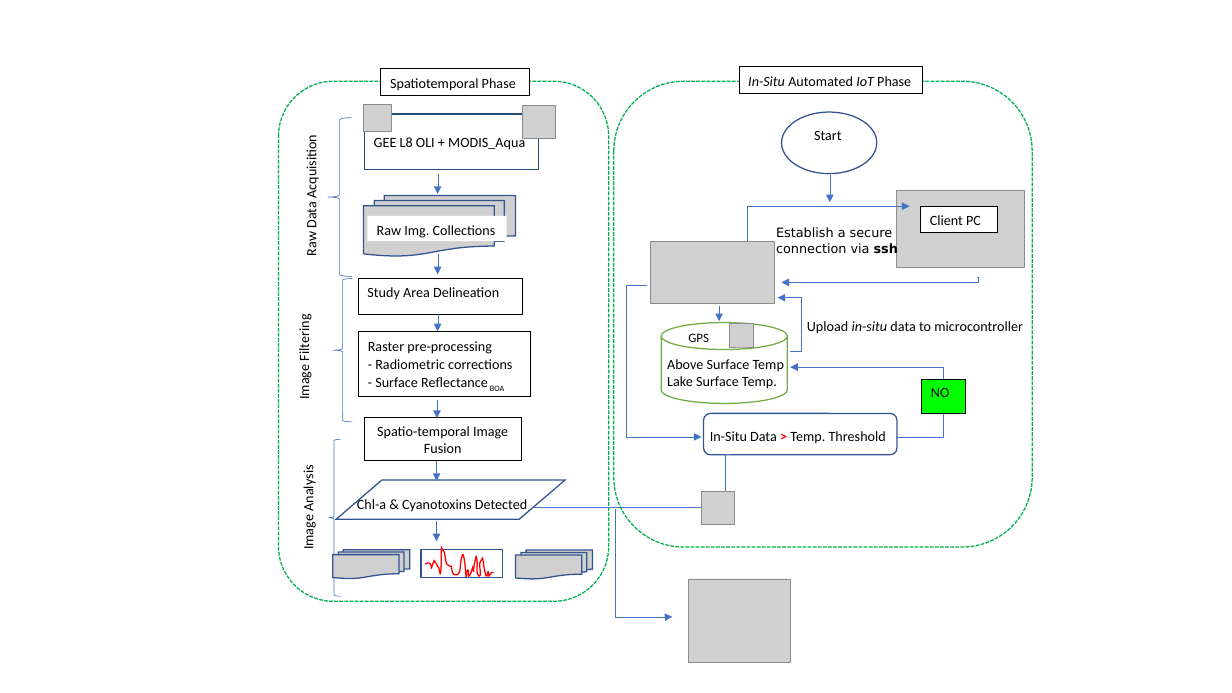
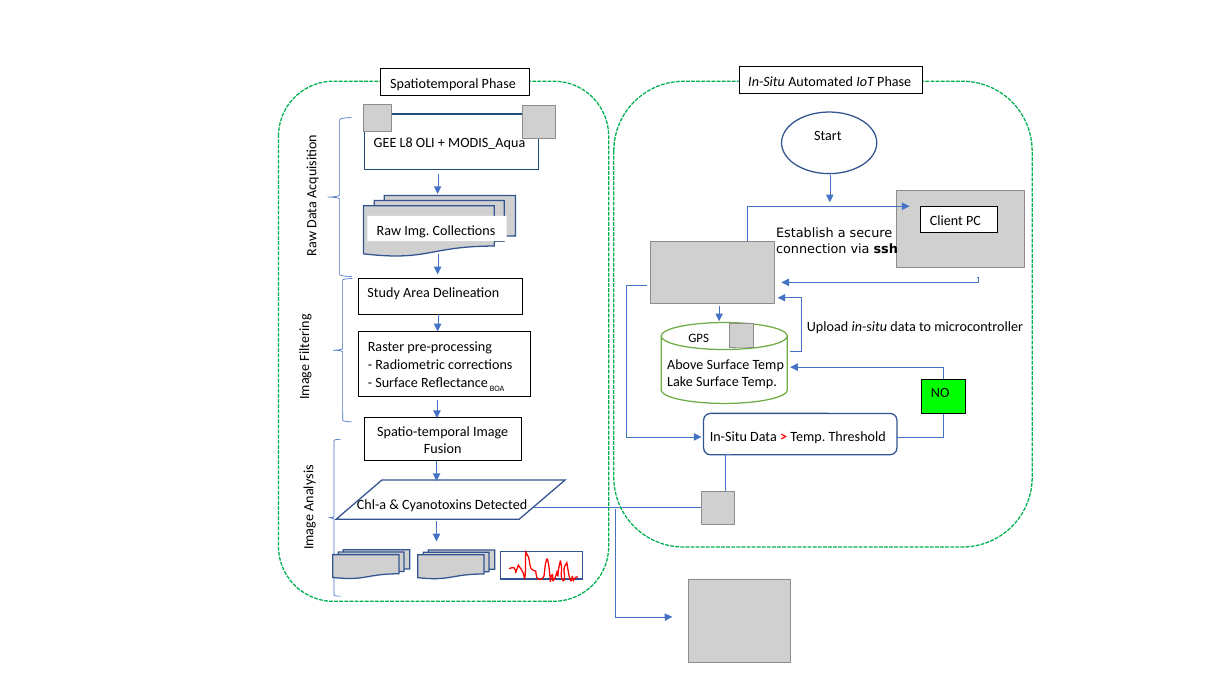
Before and after one commit to OkomoJacob/FinalYearProject, a slide deck: slide 3 of ENC222-0149_2017.pptx. Drawn at 1232x693 pixels with LibreOffice and Linux fonts; fonts in the diff are those of the drawing; grey boxes stand for pictures. Boxes give left, top, right and bottom in pixels: in the first picture for what was removed or moved away, otherwise in the second. Text is boxed around its words. In the diff, an @@ line names an element or a change of style, - is before the commit and + after.

```diff
--- a/ENC222-0149_2017.pptx
+++ b/ENC222-0149_2017.pptx
@@ picture: place and size @@
-picture at [516, 550, 592, 579]
+picture at [418, 550, 494, 579]
@@ rectangle: place and size @@
-rectangle at [421, 550, 503, 578]
+rectangle at [501, 552, 582, 579]
@@ freeform shape: place and size @@
-freeform shape at [425, 548, 494, 578]
+freeform shape at [509, 553, 578, 582]
```
Also in this commit, not shown: 1 other slide changed, 2 other files.
